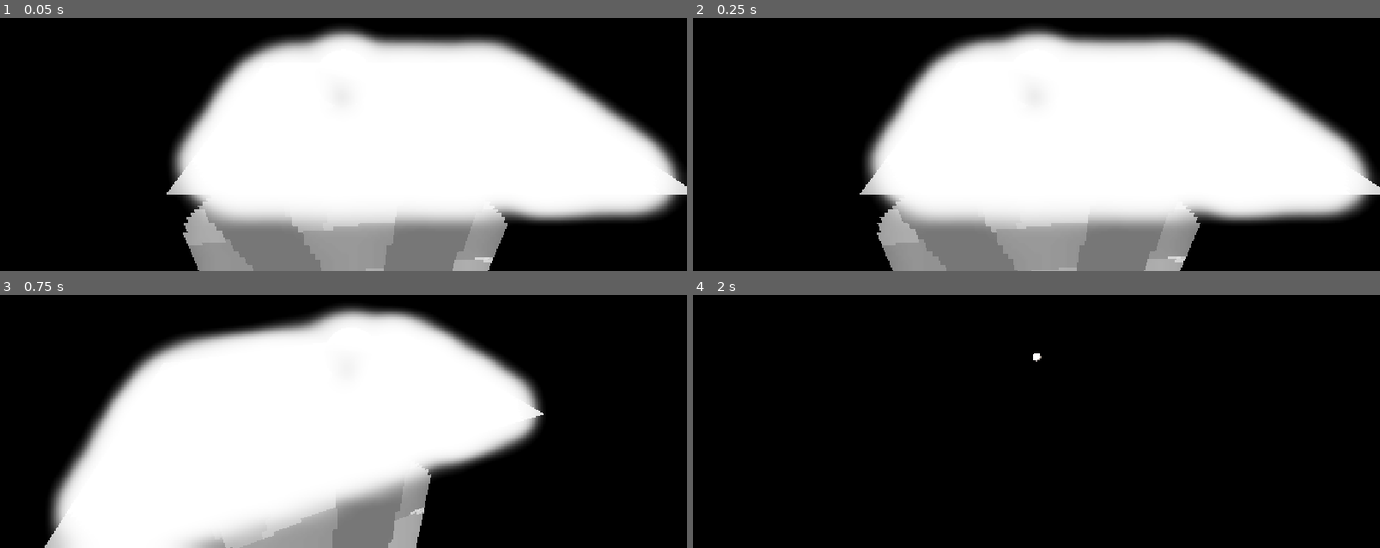
Above: before the commit, frames 1-4 (two rows, left to right).
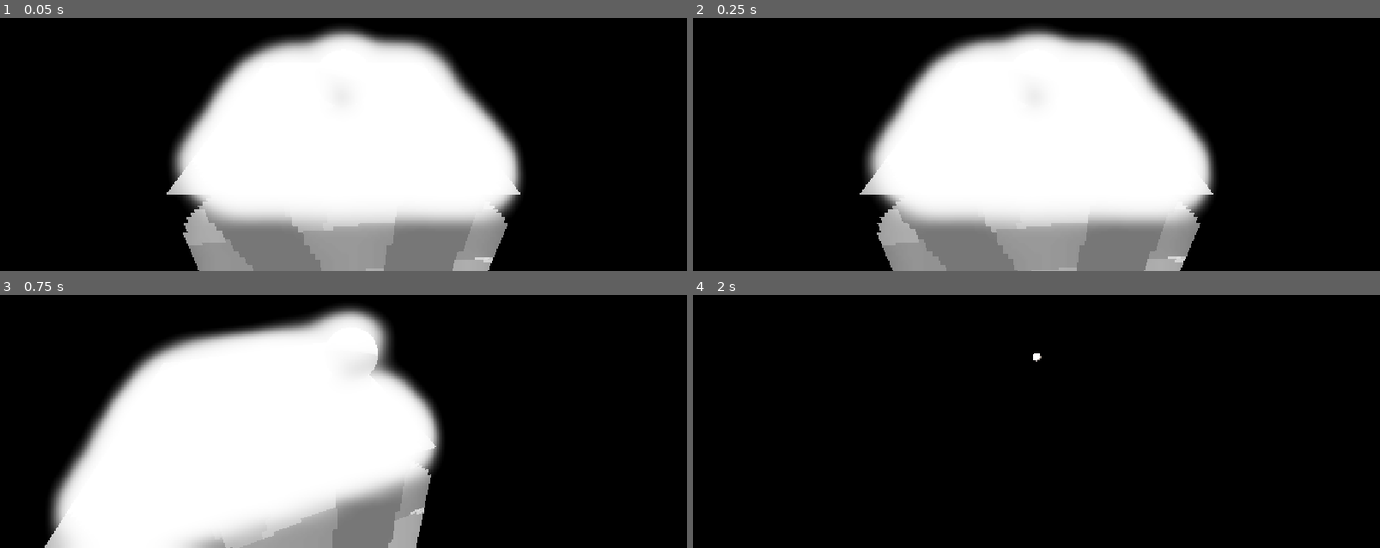
Above: after the commit, the same moments.

Repository: officialErnests/trih-3azel
Game: Godot game, scene res://Scenes/game.tscn
Same seed, same stepped clock (60 frames per second), same inputs: the game is played once before the commit and once after it.
Inputs:
- Up to frame 1 (0.05 s): no input
- Up to frame 2 (0.25 s): no input
- Up to frame 3 (0.75 s): tap Enter at 0.5 s; hold D (Right) from 0.53 s (still down); tap W (Foward) at 0.6 s
- Up to frame 4 (2 s): tap Space (Jump) at 0.77, 1.52 s; release D (Right) at 1.28 s; hold S (Backward) from 1.28 s (still down); tap W (Foward) at 1.35 s

The runs differ from the first frame. In frame 1, 16% of the frame differs, in the area x 59-100%, y 6-82%; in frame 2, 16%; in frame 3, 9.9%; in frame 4, nothing differs.

Commit message:
I GIVE UP, no procedual shit ;;--;;

Diff:
--- a/Scenes/word_gen.tscn
+++ b/Scenes/word_gen.tscn
@@ -37,6 +37,7 @@
 material_override = SubResource("StandardMaterial3D_4he8f")
 mesh = SubResource("ArrayMesh_8q0hw")
 script = ExtResource("1_8q0hw")
+floor_size = 2
 
 [node name="Camera3D" type="Camera3D" parent="."]
 transform = Transform3D(1, 0, 0, 0, 0.95073783, 0.30999616, 0, -0.30999616, 0.95073783, 0, 1.6983718, 3.0992286)
--- a/Scripts/floor_generation.gd
+++ b/Scripts/floor_generation.gd
@@ -15,10 +15,26 @@
 	var normals = PackedVector3Array()
 	var indices = PackedInt32Array()
 
-	_add_quad(Transform3D(
-		Basis.looking_at(Vector3.UP, Vector3.BACK) * 2,
-		Vector3(1, 0, 0)
-	), verts, uvs, normals, indices)
+	var index := 0
+	for r in range(floor_size):
+		for x in range(r + 1):
+			index += 1
+			verts.append(Vector3(x, r, 0))
+			normals.append(Vector3.DOWN)
+			uvs.append(Vector2(x / float(floor_size) + 1, r / float(floor_size)))
+		for y in range(r):
+			index += 1
+			verts.append(Vector3(r, y, 0))
+			normals.append(Vector3.DOWN)
+			uvs.append(Vector2(r / float(floor_size), y / float(floor_size)))
+	print(verts)
+	indices.append(index)
+	indices.append(index + 2)
+	indices.append(index + 1)
+
+	indices.append(index)
+	indices.append(index + 2)
+	indices.append(index + 3)
 
 	# Assign arrays to surface array.
 	surface_array[Mesh.ARRAY_VERTEX] = verts
@@ -30,36 +46,5 @@
 	# No blendshapes, lods, or compression used.
 	mesh.add_surface_from_arrays(Mesh.PRIMITIVE_TRIANGLES, surface_array)
 
+#THX TO
 #https://gamedev.net/blogs/entry/2277691-procedural-geometry-in-godot/
-func _add_quad(xform: Transform3D, verts: PackedVector3Array, uvs: PackedVector2Array, normals: PackedVector3Array, triangles: PackedInt32Array) -> void:
-	var index := verts.size()
-
-	# corners before transforming
-	var vert1 := Vector3(-.5, -.5, 0)
-	var vert2 := Vector3(-.5, .5, 0)
-	var vert3 := Vector3(.5, .5, 0)
-	var vert4 := Vector3(.5, -.5, 0)
-
-	verts.append(xform * vert1)
-	verts.append(xform * vert2)
-	verts.append(xform * vert3)
-	verts.append(xform * vert4)
-
-	uvs.append(Vector2(1, 0))
-	uvs.append(Vector2(1, 1))
-	uvs.append(Vector2(0, 1))
-	uvs.append(Vector2(0, 0))
-
-	var normal := xform * Vector3.FORWARD;
-	normals.append(normal)
-	normals.append(normal)
-	normals.append(normal)
-	normals.append(normal)
-
-	triangles.append(index + 2)
-	triangles.append(index + 1)
-	triangles.append(index)
-
-	triangles.append(index + 3)
-	triangles.append(index + 2)
-	triangles.append(index)
